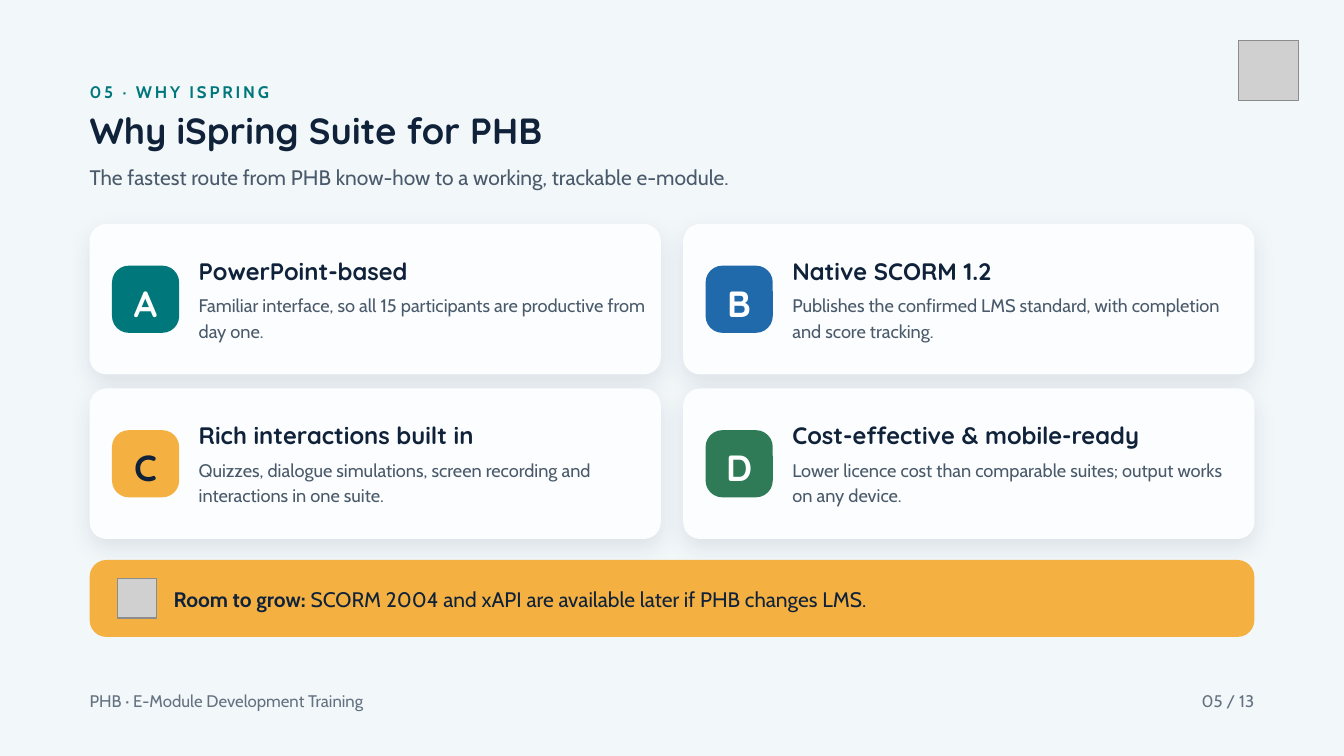
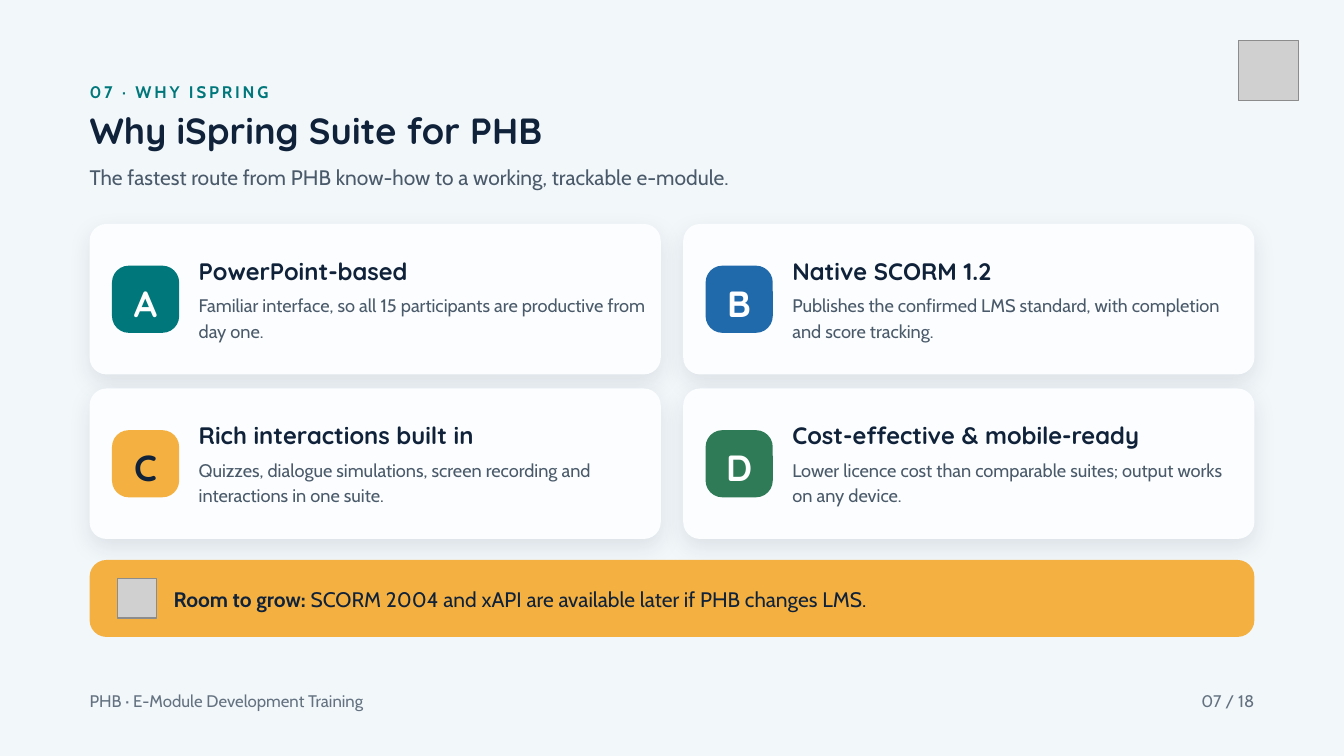
Before and after one commit to muntada8/lms-demo, a slide deck: slide 7 of PHB_E-Module_Development_Training_v2.pptx (slide 5 before the commit). Drawn at 1344x756 pixels with LibreOffice and Linux fonts; fonts in the diff are those of the drawing; grey boxes stand for pictures. Boxes give left, top, right and bottom in pixels: in the first picture for what was removed or moved away, otherwise in the second. Text is boxed around its words. In the diff, an @@ line names an element or a change of style, - is before the commit and + after.

```diff
--- a/PHB_E-Module_Development_Training_v2.pptx
+++ b/PHB_E-Module_Development_Training_v2.pptx
@@ text at box(90, 86, 269, 99): text changed @@
-05 · WHY ISPRING
+07 · WHY ISPRING
@@ text at box(1201, 695, 1254, 707): text changed @@
-05 / 13
+07 / 18
```
Also in this commit, not shown: 10 other slides changed, 5 slides added.
